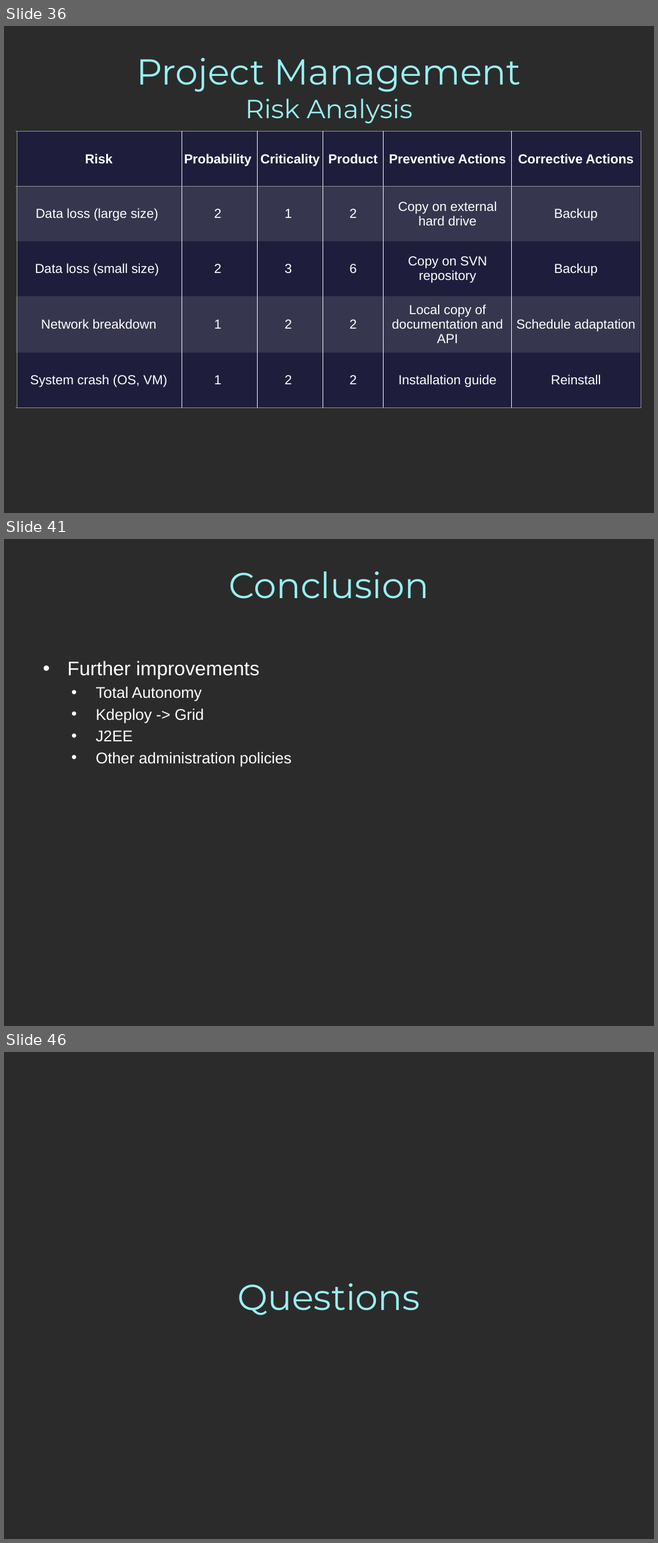
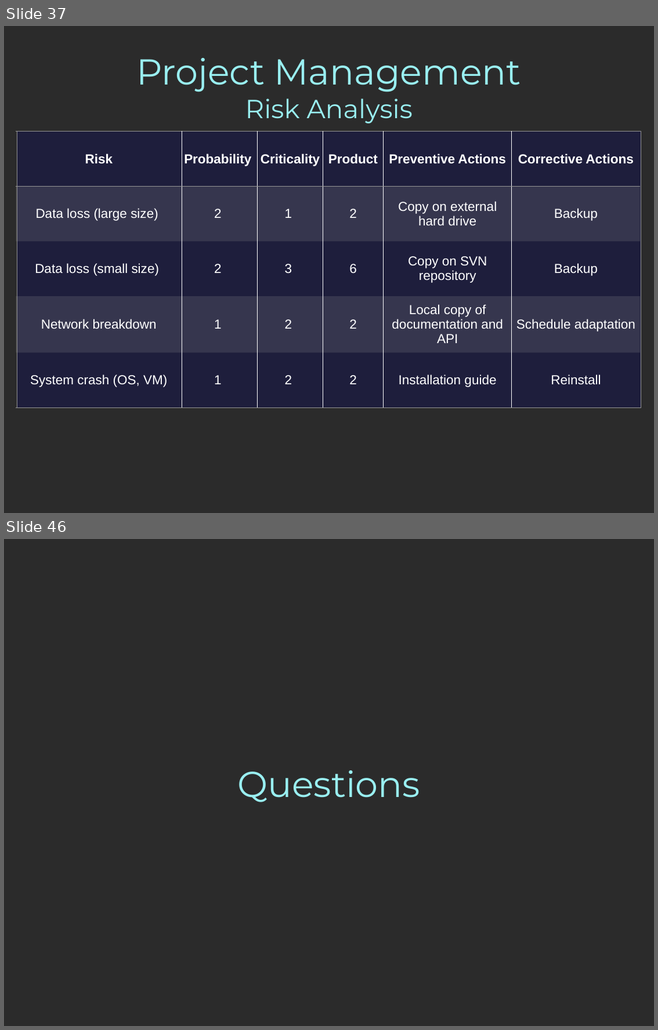
Before and after one commit to mgiorgino/xen-attitune, a slide deck: Docs/Anglais/PresentationAnglais.pptx. Shown one above the other, each under a label of ours: slides 36, 41 and 46 before the commit, slides 37 and 46 after it; the slides between them are not shown. The pictures are 658x1543 and 658x1030 pixels, drawn with LibreOffice and Linux fonts; fonts in the diff are those of the drawing; background and template pictures are left out; a plain dark background stands for a picture behind light text. Boxes give left, top, right and bottom in pixels: in the first picture for what was removed or moved away, otherwise in the second. Text is boxed around its words. In the diff, an @@ line names an element or a change of style, - is before the commit and + after.

```diff
--- a/Docs/Anglais/PresentationAnglais.pptx
+++ b/Docs/Anglais/PresentationAnglais.pptx
@@ slide 41 removed at [4,539,654,1026], background picture (left out) @@
@@ title removed at [228,571,429,599] @@
-Conclusion
@@ text removed at [67,661,291,766] @@
-• Further improvements
-    • Total Autonomy
-    • Kdeploy -> Grid
-    • J2EE
-    • Other administration policies
@@ what was slide 36 is now slide 37 @@
```
Also in this commit, not shown: 20 slides changed, 2 slides added, 1 other slide removed.
